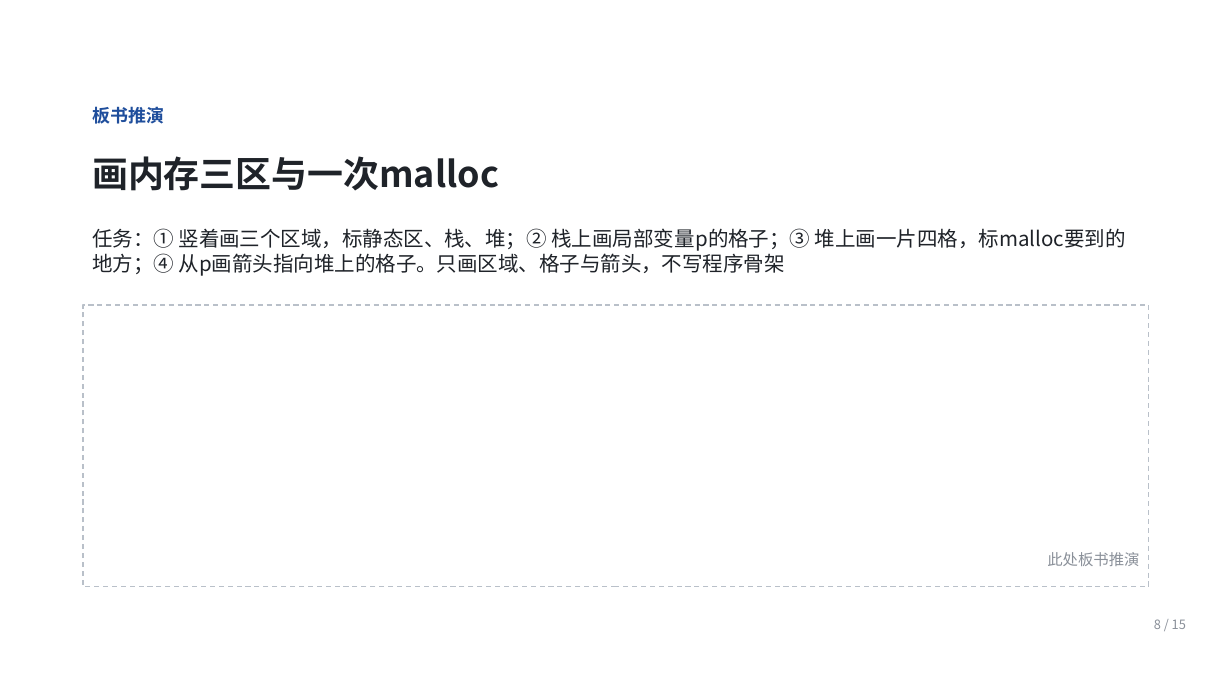
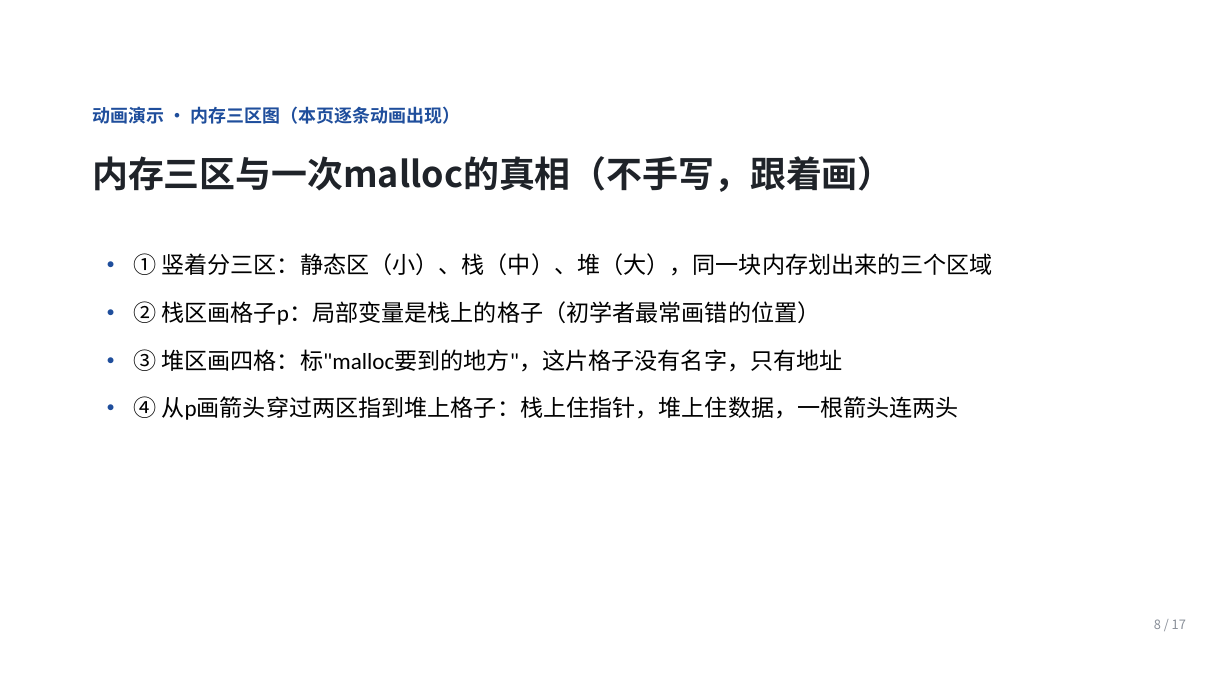
Before and after one commit to Ctrl1CandV/SpecialtyCourses, a slide deck: slide 8 of 课件/C1/C1-B-04/C1-B-04.pptx. Drawn at 1232x693 pixels with LibreOffice and Linux fonts; fonts in the diff are those of the drawing; background and template pictures are left out. Boxes give left, top, right and bottom in pixels: in the first picture for what was removed or moved away, otherwise in the second. Text is boxed around its words. In the diff, an @@ line names an element or a change of style, - is before the commit and + after.

```diff
--- a/课件/C1/C1-B-04/C1-B-04.pptx
+++ b/课件/C1/C1-B-04/C1-B-04.pptx
@@ text at (x1=92, y1=106, x2=461, y2=124): text changed @@
-板书推演
+动画演示 · 内存三区图（本页逐条动画出现）
@@ text at (x1=92, y1=156, x2=894, y2=192): text changed @@
-画内存三区与一次malloc
+内存三区与一次malloc的真相（不手写，跟着画）
@@ text at (x1=133, y1=253, x2=993, y2=276): text changed; size 16 to 18 pt; font Noto Sans CJK SC to Calibri; text colour #1F2329 to #000000 @@
-任务：① 竖着画三个区域，标静态区、栈、堆；② 栈上画局部变量p的格子；③ 堆上画一片四格，标malloc要到的地方；④ 从p画箭头指向堆上的格子。只画区域、格子与箭头，不写程序骨架
+• ① 竖着分三区：静态区（小）、栈（中）、堆（大），同一块内存划出来的三个区域
@@ rectangle removed at (x1=83, y1=305, x2=1149, y2=587) @@
@@ text added at (x1=133, y1=301, x2=820, y2=325), 18 pt, text #000000 @@
+• ② 栈区画格子p：局部变量是栈上的格子（初学者最常画错的位置）
@@ text added at (x1=133, y1=349, x2=842, y2=372), 18 pt, text #000000 @@
+• ③ 堆区画四格：标"malloc要到的地方"，这片格子没有名字，只有地址
@@ text added at (x1=133, y1=396, x2=959, y2=420), 18 pt, text #000000 @@
+• ④ 从p画箭头穿过两区指到堆上格子：栈上住指针，堆上住数据，一根箭头连两头
@@ text removed at (x1=1047, y1=552, x2=1139, y2=566) @@
-此处板书推演
@@ text at (x1=1154, y1=619, x2=1186, y2=629): text changed @@
-8 / 15
+8 / 17
```
Also in this commit, not shown: 14 other slides changed, 2 slides added, 23 other files.
